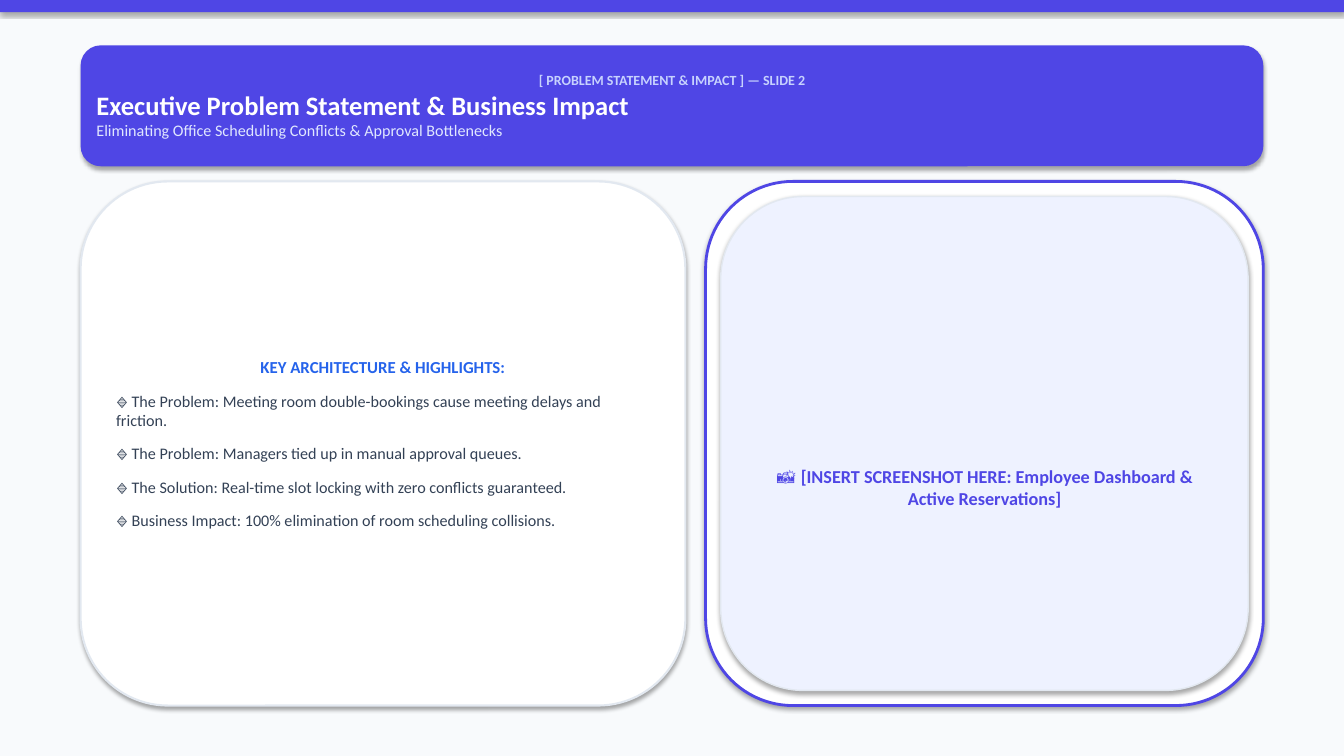
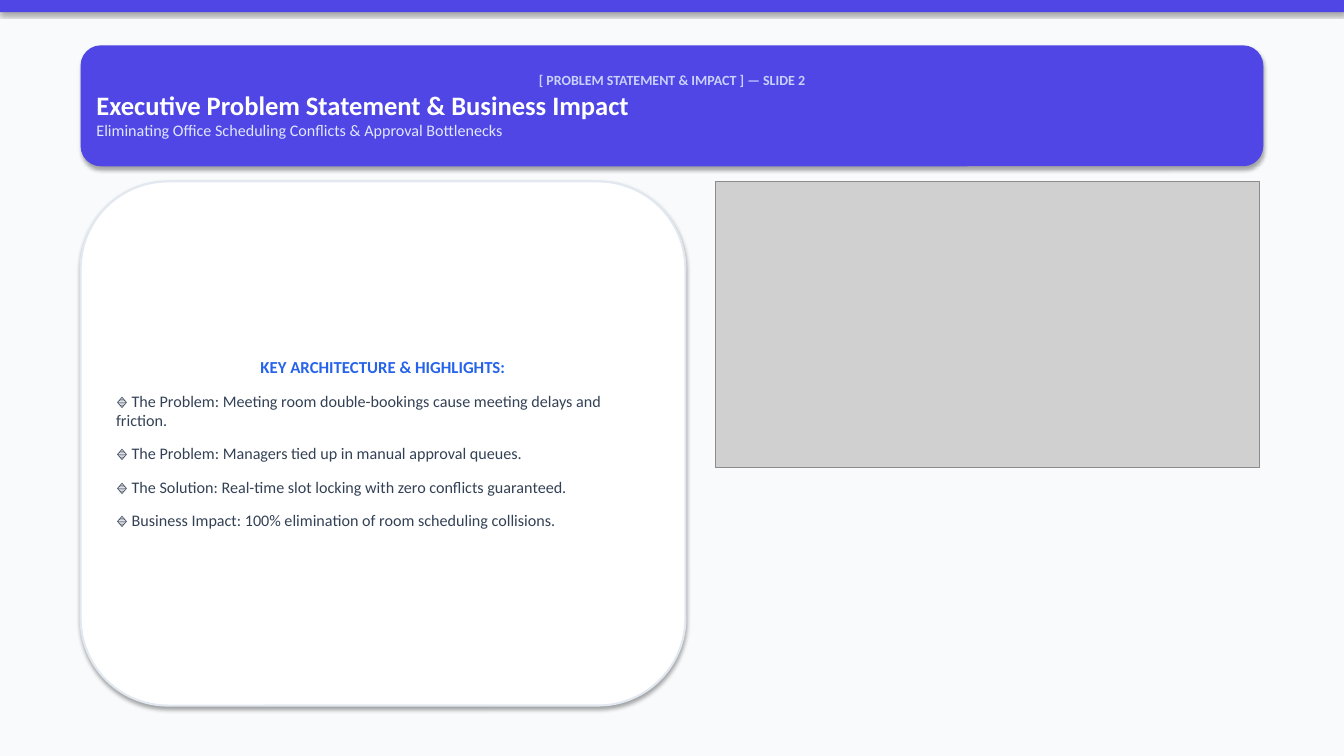
Before and after one commit to VishalMishraCSE/meeting-room-booking-system, a slide deck: slide 2 of document/PRESENTATION_DECK_SLIDES.pptx. Drawn at 1344x756 pixels with LibreOffice and Linux fonts; fonts in the diff are those of the drawing; grey boxes stand for pictures. Boxes give left, top, right and bottom in pixels: in the first picture for what was removed or moved away, otherwise in the second. Text is boxed around its words. In the diff, an @@ line names an element or a change of style, - is before the commit and + after.

```diff
--- a/document/PRESENTATION_DECK_SLIDES.pptx
+++ b/document/PRESENTATION_DECK_SLIDES.pptx
@@ rounded rectangle removed at (x1=706, y1=181, x2=1263, y2=706) @@
@@ picture added at (x1=716, y1=181, x2=1260, y2=468) @@
@@ rounded rectangle removed at (x1=721, y1=197, x2=1248, y2=691) @@
-📸 [INSERT SCREENSHOT HERE: Employee Dashboard & Active Reservations]
```
Also in this commit, not shown: 17 other slides changed, 3 other files.
